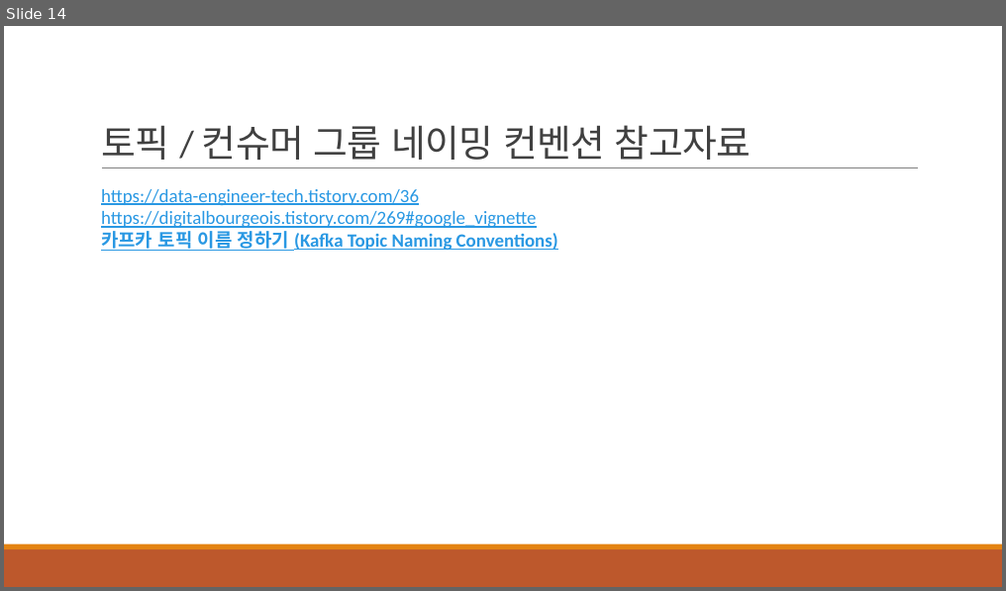
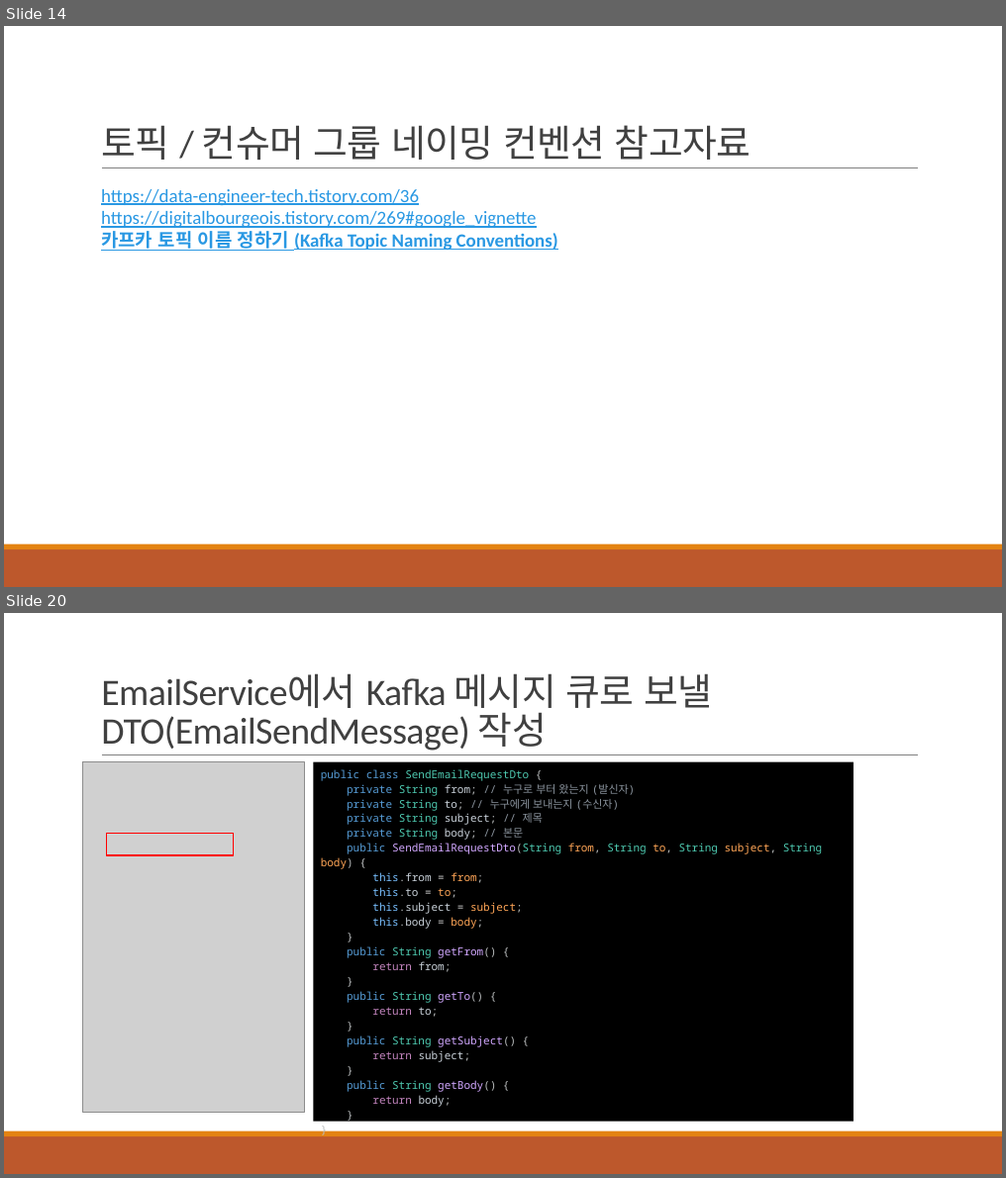
Before and after one commit to khb3025/kafka, a slide deck: ppt/2.Kafka 기본 개념.pptx. Shown one above the other, each under a label of ours: slide 14 before the commit, slides 14 and 20 after it; the slides between them are not shown. The pictures are 1006x591 and 1006x1178 pixels, drawn with LibreOffice and Linux fonts; fonts in the diff are those of the drawing; grey boxes stand for pictures. Boxes give left, top, right and bottom in pixels: in the first picture for what was removed or moved away, otherwise in the second. Text is boxed around its words. In the diff, an @@ line names an element or a change of style, - is before the commit and + after.

Commit message:
feat: SpringBoot(Producer) EmailSend 요청으로 카프카에 메세지 저장하기

```diff
--- a/ppt/2.Kafka 기본 개념.pptx
+++ b/ppt/2.Kafka 기본 개념.pptx
@@ slide 20 added at [4, 613, 1002, 1174], background #FFFFFF; not listed: 3 template elements that a slide beside it also shows @@
@@ title added at [101, 673, 712, 751], 36 pt, text #404040 @@
+EmailService에서 Kafka 메시지 큐로 보낼
+DTO(EmailSendMessage) 작성
@@ picture added at [83, 761, 305, 1112] @@
@@ rectangle added at [313, 761, 853, 1121], fill #000000, 10.5 pt, text #4EC9B0 @@
+public class SendEmailRequestDto {
+private String from; // 누구로 부터 왔는지 (발신자)
+private String to; // 누구에게 보내는지 (수신자)
+private String subject; // 제목
+private String body; // 본문
+public SendEmailRequestDto(String from, String to, String subject, String body) {
+this.from = from;
+this.to = to;
+this.subject = subject;
+this.body = body;
+}
+public String getFrom() {
+return from;
+}
+public String getTo() {
+return to;
+}
+public String getSubject() {
+return subject;
+}
+public String getBody() {
+return body;
+}
+}
@@ rectangle added at [107, 833, 233, 856], outline #FF0000 1.25 pt @@
```
Also in this commit, not shown: 7 other slides added, 17 other files.
